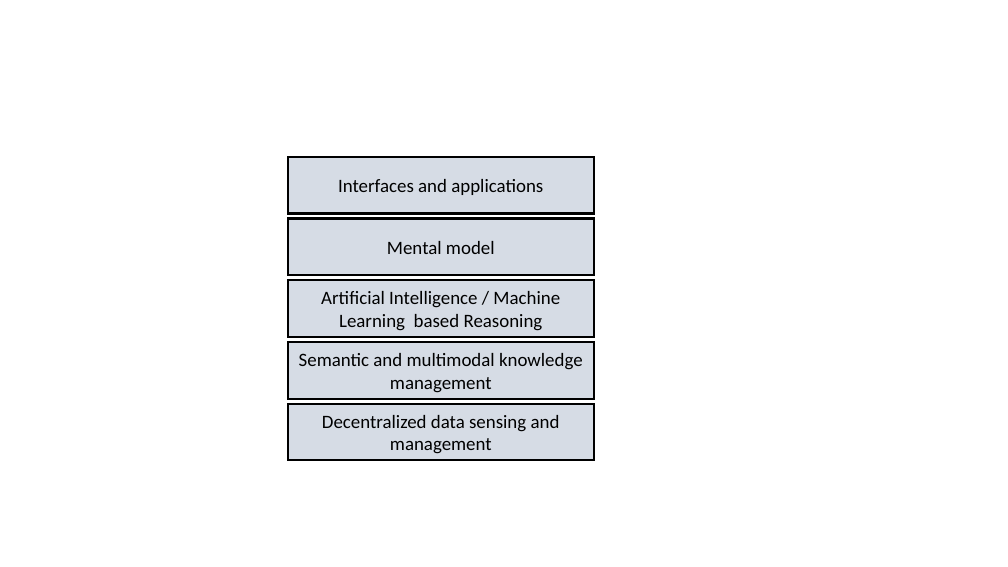
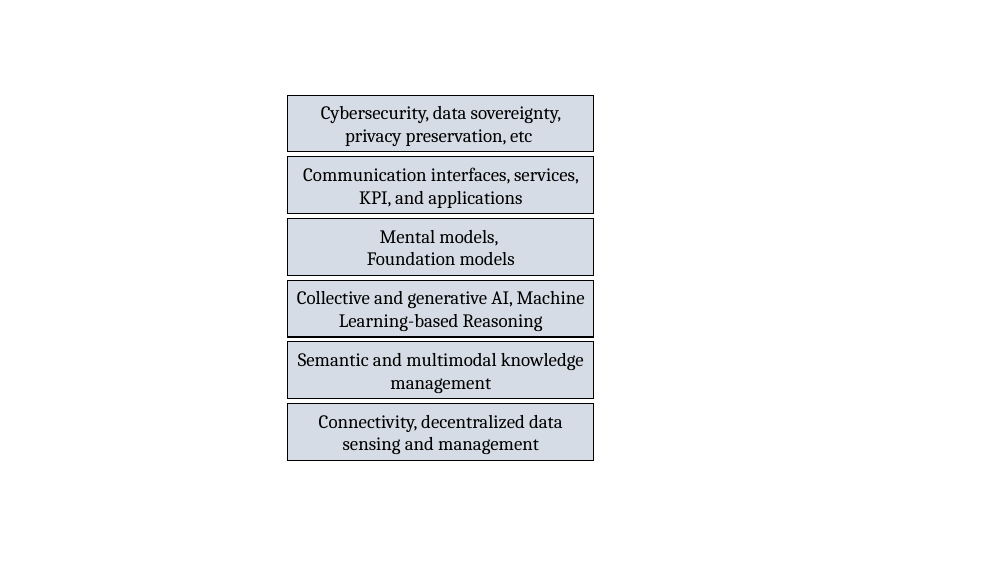
Before and after one commit to TKL01/IEEE-Telepresence-Draft, a slide deck: slide 4 of images/teleoperation.pptx. Drawn at 1008x567 pixels with LibreOffice and Linux fonts; fonts in the diff are those of the drawing. Boxes give left, top, right and bottom in pixels: in the first picture for what was removed or moved away, otherwise in the second. Text is boxed around its words. In the diff, an @@ line names an element or a change of style, - is before the commit and + after.

```diff
--- a/images/teleoperation.pptx
+++ b/images/teleoperation.pptx
@@ rectangle added at bbox=[288, 95, 594, 152], fill #D6DCE5, outline #000000 1 pt, 18 pt, text #000000 @@
+Cybersecurity, data sovereignty, privacy preservation, etc
@@ text in rectangle at bbox=[303, 167, 579, 208]: text changed; font Calibri to Cambria @@
-Interfaces and applications
+Communication interfaces, services, KPI, and applications
@@ outline #000000 2 pt to #000000 1 pt in 4 elements at bbox=[288, 404, 594, 461], bbox=[288, 157, 594, 213], bbox=[288, 281, 594, 337], bbox=[288, 219, 594, 275] @@
@@ text in rectangle at bbox=[367, 230, 515, 265]: text changed; font Calibri to Cambria @@
-Mental model
+Mental models,
+Foundation models
@@ text in rectangle at bbox=[297, 291, 585, 331]: text changed; font Calibri to Cambria @@
-Artificial Intelligence / Machine Learning based Reasoning
+Collective and generative AI, Machine Learning-based Reasoning
@@ rectangle "Semantic and multimodal knowledge management" at bbox=[288, 342, 594, 399]: font Calibri to Cambria; outline #000000 2 pt to #000000 1 pt @@
@@ text in rectangle at bbox=[319, 415, 563, 454]: text changed; font Calibri to Cambria @@
-Decentralized data sensing and management
+Connectivity, decentralized data sensing and management
```
Also in this commit, not shown: 2 other slides changed, 8 other files.
